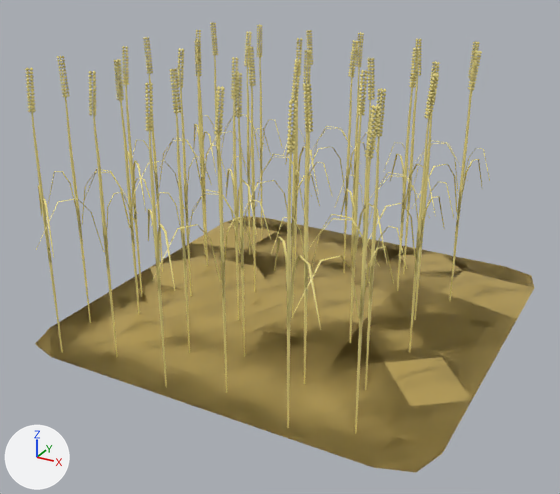
Before and after pictures for a commit that changed the FBX model Assets/ProjectVR_PA/Modelle/Weizen.fbx.
Camera for both pictures: a 50 mm lens placed at (0.903, -1.787, 1.067), pointed at (-0.018, -0.113, 0.23). Every picture has the same lights, and +X, +Y and +Z are marked at lower left. Where no turn or scale is listed for an object, it has been applied to the vertices.

Objects in the first picture: 'Acker', 'Cloner'.
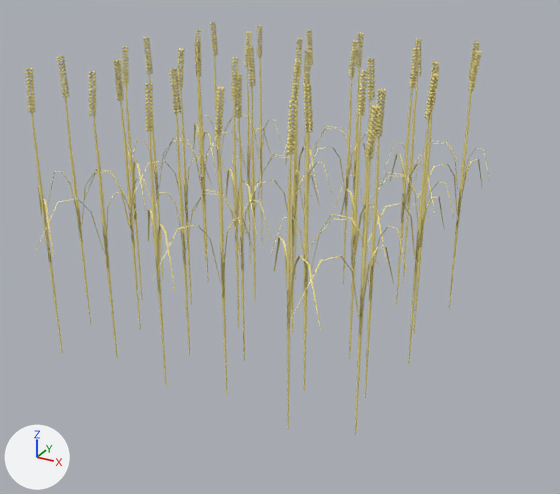
Changed parts and their boxes [x1, y1, x2, y2] in the pictures (560 x 494 px):
'Acker', deleted (yellow): before [35, 216, 534, 472]

What changed in the scene script:
```text
Remove ob_acker:
    ob_acker = bpy.data.objects.new('Acker', me_mesh)
    ob_acker.location = (0.0, 0.0, 0.0)
```
